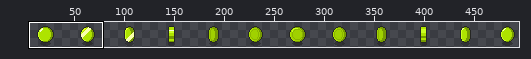
One commit to this sprite sheet: Assets/RafaelMatos/ERW-Grass Land V1.5.1/Props/animated/coin-FLIP.png. The picture above shows the old version from afar; the outline marks the close-up.
Close-up. Before:
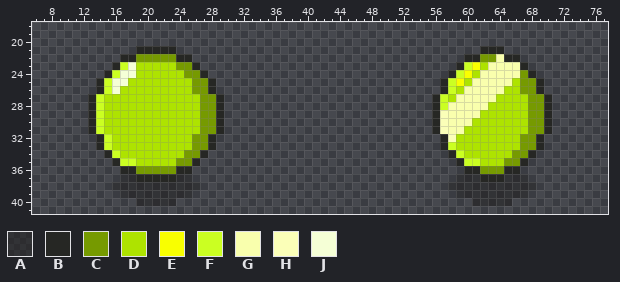
The file is 504x42 pixels. Colours within 5 levels of each other are drawn and written as one. Shown: x 6..77, y 18..41. The wide view leaves out empty margins. The commit also changed other parts of the picture, which this record leaves out.
Palette (. is transparent): A #21212189  B #262724  C #769a00  D #aee300  E #f9ff00  F #cbff22  G #f9ffad  H #fbffb8  J #f5ffd6
Pixels before, first column x 13:
21 ......BBBBB......................................BBB......
22 ....BBCCCCCBB..................................BBCCGBB....
23 ...BFJDDDDDCCB................................BFEDGGGGB...
24 ..BFJJDDDDDDCCB..............................BFEDGGGGGCB..
25 .BFJJDDDDDDDDCCB............................BFEDGGGGGDCCB.
26 .BFJDDDDDDDDDCCB............................BFDGGGGGDDCCB.
27 BFDDDDDDDDDDDDCCB..........................BFDGGGGGDDDDCCB
28 BFDDDDDDDDDDDDCCB..........................BFGGGGGDDDDDCCB
29 BFDDDDDDDDDDDDCCB..........................BHGGGGDDDDDDCCB
30 BFDDDDDDDDDDDDCCB..........................BHGGGDDDDDDDCCB
31 BFDDDDDDDDDDDDCCB..........................BHGGDDDDDDDDCCB
32 .BFDDDDDDDDDDCCB............................BHDDDDDDDDCCB.
33 .BFDDDDDDDDDDCCB............................BFDDDDDDDDCCB.
34 ..BFDDDDDDDDCCB..............................BFDDDDDDCCB..
35 ...BFFDDDDDCCB................................BFFDDDCCB...
36 ....BBCCCCCBB..................................BBCCCBB....
37 ....AABBBBBAA.................................AAABBBAAA...
38 ...AAAAAAAAAAA...............................AAAAAAAAAAA..
39 ....AAAAAAAAA.................................AAAAAAAAA...
40 ......AAAAA.....................................AAAAA.....
Now the later version:
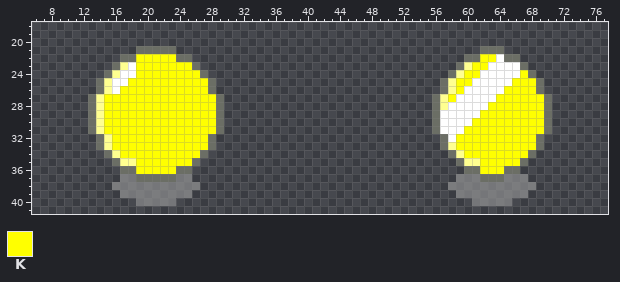
Colours new in this view: K #ffff00
Changes in this commit:
colour A: #21212189 -> #a8a8a889
colour B: #262724 -> #6b6e65
colour F: #cbff22 -> #ffff90
colour G: #f9ffad -> #ffffff
y 22: x 19..23 CCCCC -> KKKKK; x 62..63 CC -> KK
y 23: x 18..25 JDDDDDCC -> GKKKKKKK; x 61..62 ED -> KK
y 24: x 17..26 JJDDDDDDCC -> GGKKKKKKKK; x 60..61 ED -> KK; x 67 C -> K
y 25: x 16..27 JJDDDDDDDDCC -> GGKKKKKKKKKK; x 59..60 ED -> KK; x 66..68 DCC -> KKK
y 26: x 16..27 JDDDDDDDDDCC -> GKKKKKKKKKKK; x 59 D -> K; x 65..68 DDCC -> KKKK
y 27: x 15..28 DDDDDDDDDDDDCC -> KKKKKKKKKKKKKK; x 58 D -> K; x 64..69 DDDDCC -> KKKKKK
y 28: x 15..28 DDDDDDDDDDDDCC -> KKKKKKKKKKKKKK; x 63..69 DDDDDCC -> KKKKKKK
y 29: x 15..28 DDDDDDDDDDDDCC -> KKKKKKKKKKKKKK; x 57 H -> G; x 62..69 DDDDDDCC -> KKKKKKKK
y 30: x 15..28 DDDDDDDDDDDDCC -> KKKKKKKKKKKKKK; x 57 H -> G; x 61..69 DDDDDDDCC -> KKKKKKKKK
y 31: x 15..28 DDDDDDDDDDDDCC -> KKKKKKKKKKKKKK; x 57 H -> G; x 60..69 DDDDDDDDCC -> KKKKKKKKKK
y 32: x 16..27 DDDDDDDDDDCC -> KKKKKKKKKKKK; x 58..68 HDDDDDDDDCC -> GKKKKKKKKKK
y 33: x 16..27 DDDDDDDDDDCC -> KKKKKKKKKKKK; x 59..68 DDDDDDDDCC -> KKKKKKKKKK
y 34: x 17..26 DDDDDDDDCC -> KKKKKKKKKK; x 60..67 DDDDDDCC -> KKKKKKKK
y 35: x 19..25 DDDDDCC -> KKKKKKK; x 62..66 DDDCC -> KKKKK
y 36: x 19..23 CCCCC -> KKKKK; x 62..64 CCC -> KKK
Pixel boxes of the changes (left, top, right, bottom) in both close-ups:
changed: (88, 46, 224, 206)
changed: (432, 46, 552, 206)
